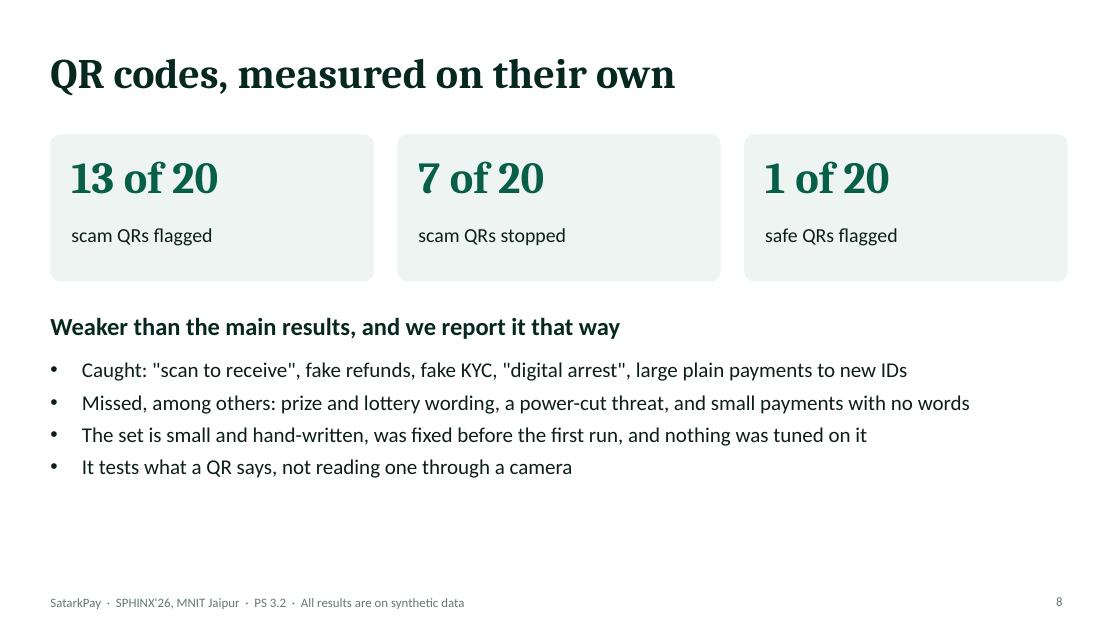
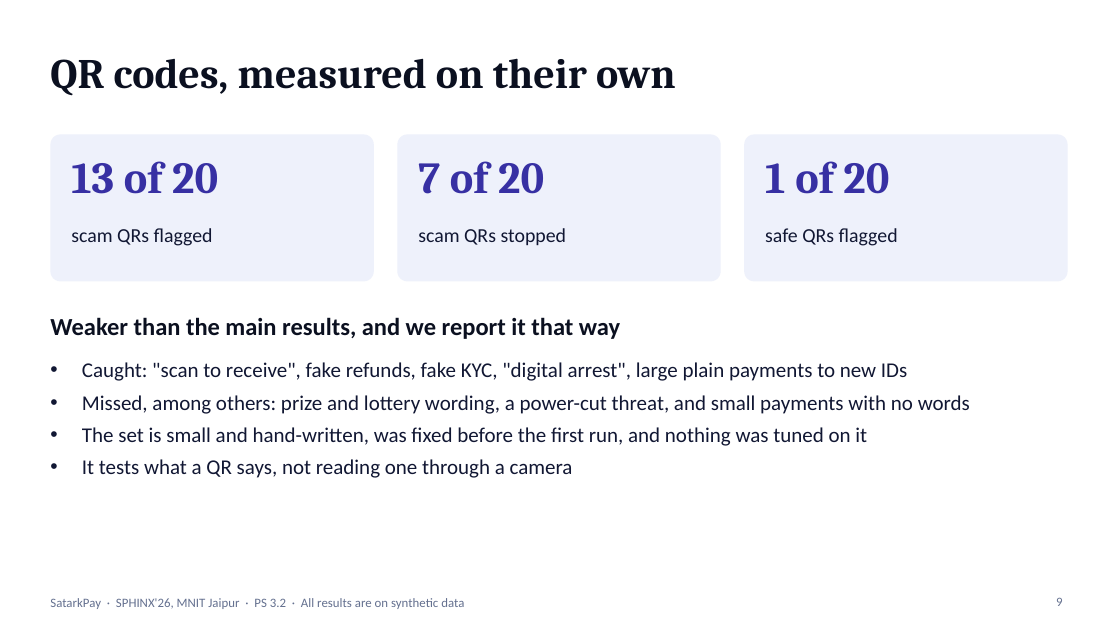
Before and after one commit to ajayyadav432/SatarkPay, a slide deck: slide 9 of docs/SatarkPay_Pitch.pptx (slide 8 before the commit). Drawn at 1120x630 pixels with LibreOffice and Linux fonts; fonts in the diff are those of the drawing. Boxes give left, top, right and bottom in pixels: in the first picture for what was removed or moved away, otherwise in the second. Text is boxed around its words. In the diff, an @@ line names an element or a change of style, - is before the commit and + after.

Commit message:
Stronger pitch: story first, new look, adoption plan, one-minute version
- Deck matches the logo and app colours, with fresh screens
- New slides: the story, why this is different, a real API answer with an adoption plan, a closing slide with the link
- Demo script gains a one-minute pitch

```diff
--- a/docs/SatarkPay_Pitch.pptx
+++ b/docs/SatarkPay_Pitch.pptx
@@ title "QR codes, measured on their ..." at (50, 58, 675, 96): text colour #06281F to #0B1020 @@
@@ fill #EEF4F1 to #EEF1FB in 3 elements at (50, 134, 374, 281), (397, 134, 721, 281), (744, 134, 1068, 281) @@
@@ text colour #065F46 to #3730A3 in 3 elements at (71, 161, 218, 194), (418, 161, 544, 194), (765, 161, 889, 194) @@
@@ text "Weaker than the main results, ..." at (50, 317, 620, 339): text colour #06281F to #0B1020 @@
@@ text colour #0B1F18 to #111733 in 4 elements at (71, 228, 213, 246), (418, 228, 567, 246), (765, 228, 898, 246), (82, 362, 970, 478) @@
@@ text "SatarkPay · SPHINX'26, MNIT Jaipur ..." at (50, 598, 464, 609): text colour #627A70 to #64708F @@
@@ page number at (1056, 597, 1062, 606): text changed; text colour #627A70 to #64708F @@
-8
+9
```
Also in this commit, not shown: 7 other slides changed, 4 slides added, 1 slide removed, 1 other file.
